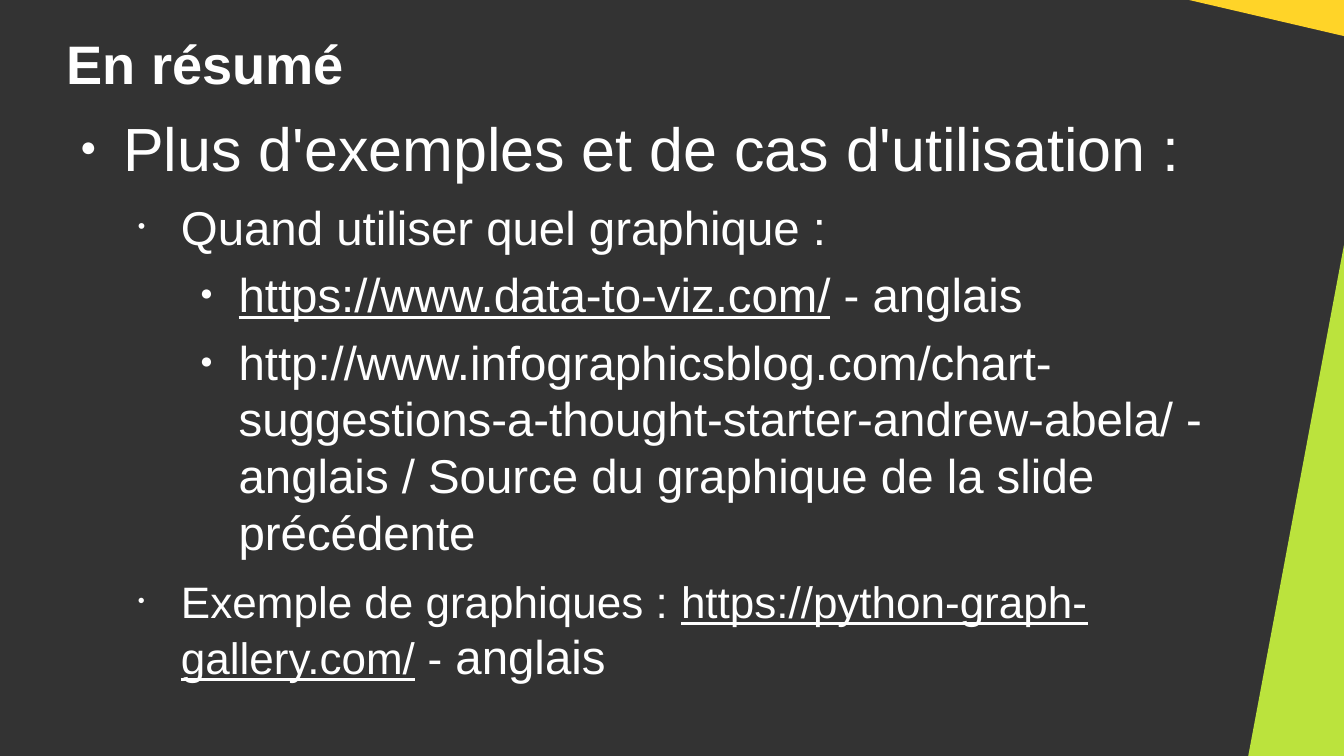
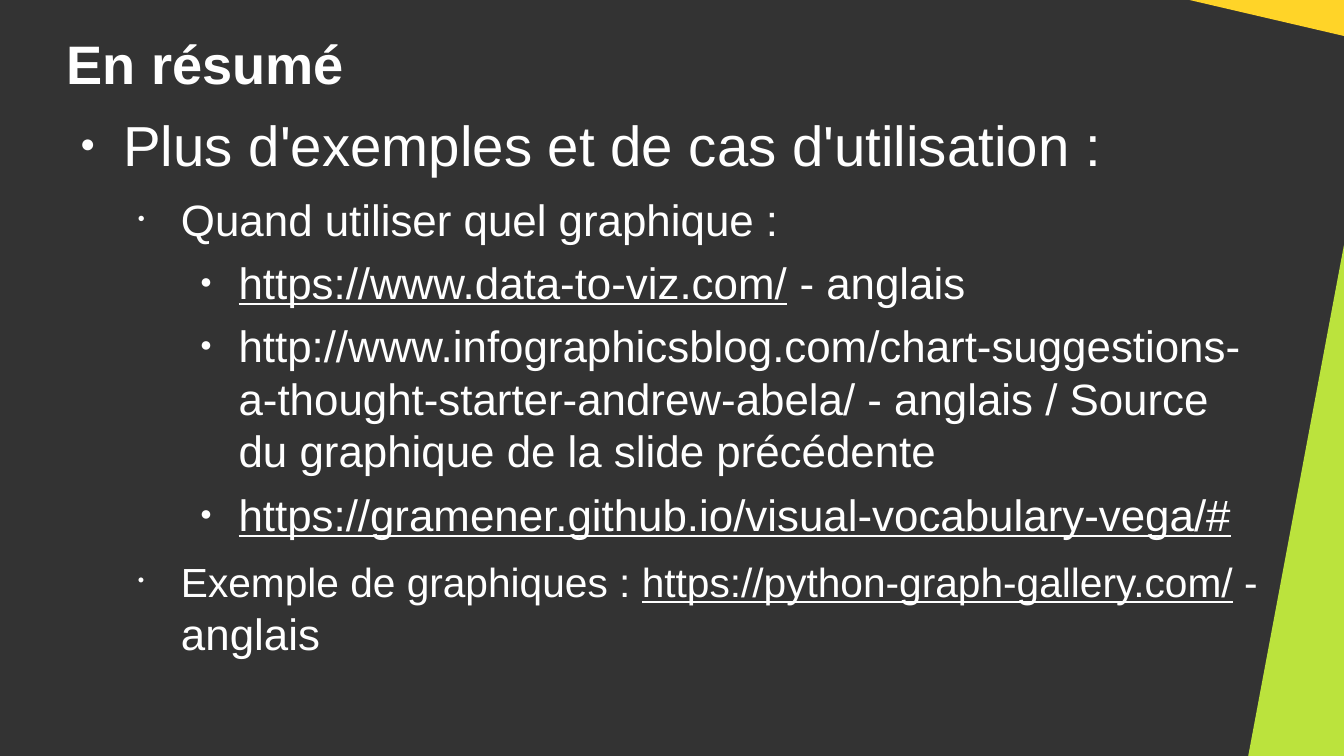
Before and after one commit to DanYellow/cours, a slide deck: slide 26 of big-data-s4/travaux-pratiques/numero-7/presentation.odp. Drawn at 1344x756 pixels with LibreOffice and Linux fonts; fonts in the diff are those of the drawing. Boxes give left, top, right and bottom in pixels: in the first picture for what was removed or moved away, otherwise in the second. Text is boxed around its words. In the diff, an @@ line names an element or a change of style, - is before the commit and + after.

Commit message:
Add tp4@data-journalisme

```diff
--- a/big-data-s4/travaux-pratiques/numero-7/presentation.odp
+++ b/big-data-s4/travaux-pratiques/numero-7/presentation.odp
@@ text at (123, 125, 1241, 605): size 36 to 33.3 pt in "Plus d'exemples et de cas d'utilisation :"; size 28 to 25.9 pt in "Quand utiliser quel graphique :", "https://www.data-to-viz.com/ - anglais", "http://www.infographicsblog.com/chart-suggestions-a-thought- ...", "anglais"; size 26 to 24.1 pt in "Exemple de graphiques : https://python-graph-gallery.com/ -" @@
@@ text at (239, 499, 1231, 539): paragraph added @@
+    ● https://gramener.github.io/visual-vocabulary-vega/#
```
Also in this commit, not shown: 5 other slides changed, 1 slide removed, 10 other files.
